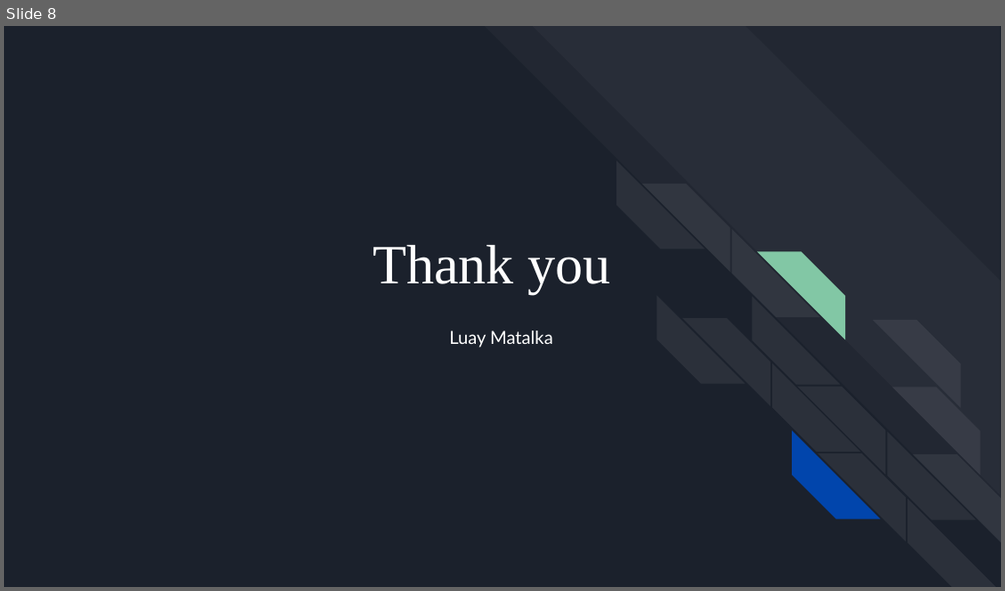
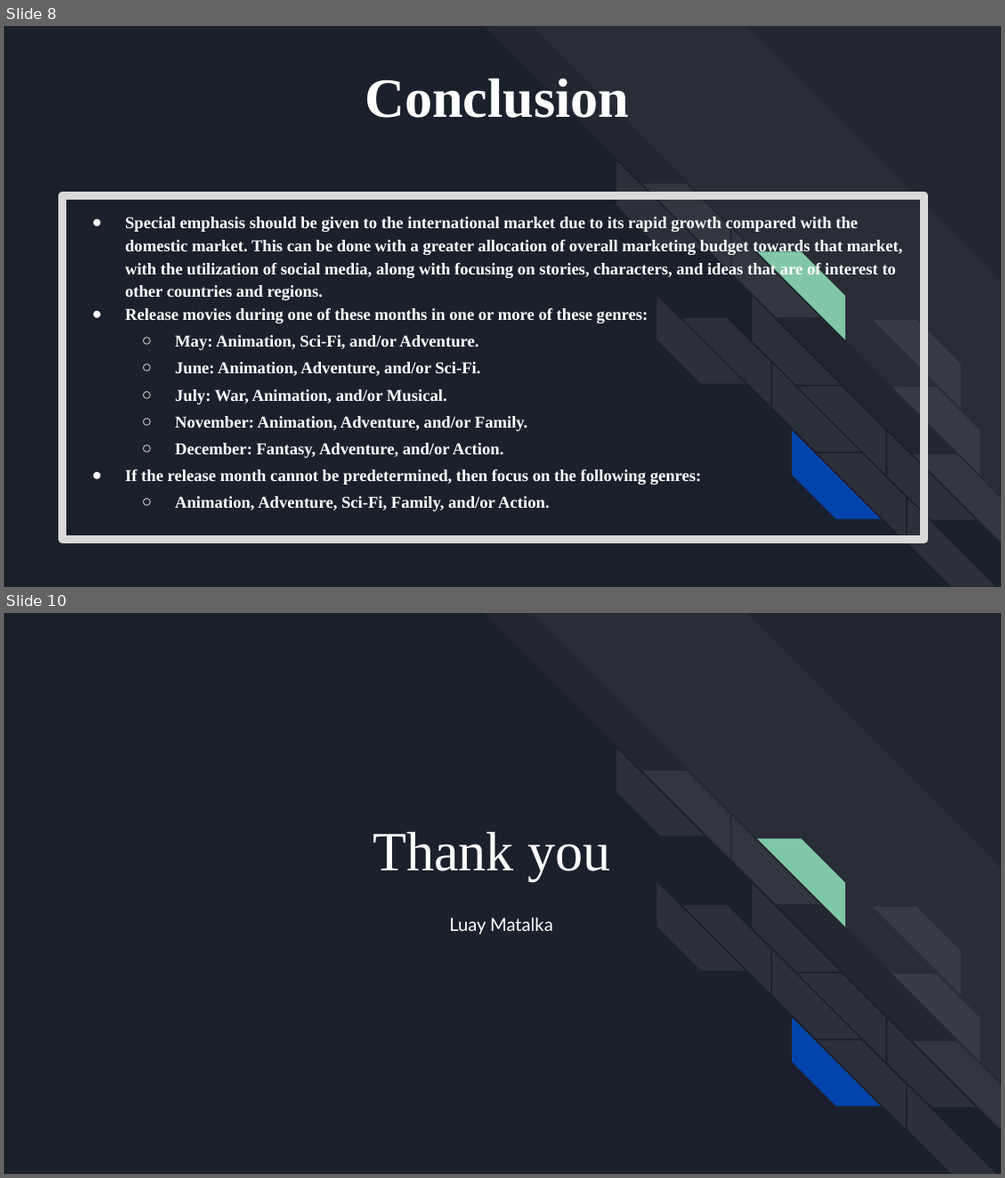
Before and after one commit to luaymatalka/movie-industry---exploratory-data-analysis, a slide deck: reports/presentation.pptx. Shown one above the other, each under a label of ours: slide 8 before the commit, slides 8 and 10 after it; the slides between them are not shown. The pictures are 1005x591 and 1005x1178 pixels, drawn with LibreOffice and Linux fonts; fonts in the diff are those of the drawing. Boxes give left, top, right and bottom in pixels: in the first picture for what was removed or moved away, otherwise in the second. Text is boxed around its words. In the diff, an @@ line names an element or a change of style, - is before the commit and + after.

```diff
--- a/reports/presentation.pptx
+++ b/reports/presentation.pptx
@@ slide 8 added at [4, 26, 1001, 587], background #1B212C; not listed: 18 template elements that a slide beside it also shows @@
@@ title added at [364, 79, 629, 118], 40 pt, text #FFFFFF, bold @@
+Conclusion
@@ rectangle added at [63, 195, 924, 540], outline #D9D9D9 6 pt @@
@@ text added at [125, 216, 903, 511], 12 pt, text #FFFFFF, bold @@
+● Special emphasis should be given to the international market due to its rapid growth compared with the domestic market. This can be done with a greater allocation of overall marketing budget towards that market, with the utilization of social media, along with focusing on stories, characters, and ideas that are of interest to other countries and regions.
+● Release movies during one of these months in one or more of these genres:
+  ○ May: Animation, Sci-Fi, and/or Adventure.
+  ○ June: Animation, Adventure, and/or Sci-Fi.
+  ○ July: War, Animation, and/or Musical.
+  ○ November: Animation, Adventure, and/or Family.
+  ○ December: Fantasy, Adventure, and/or Action.
+● If the release month cannot be predetermined, then focus on the following genres:
+  ○ Animation, Adventure, Sci-Fi, Family, and/or Action.
@@ what was slide 8 is now slide 10 @@
```
Also in this commit, not shown: 3 slides changed, 1 other slide added.
